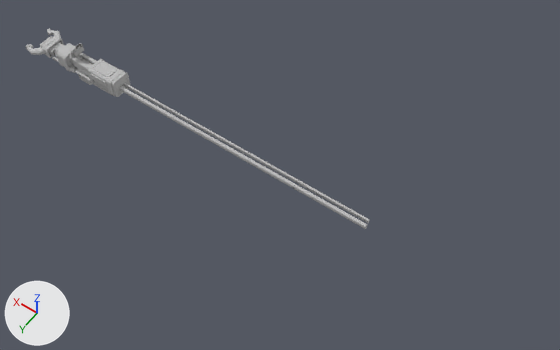
One commit to the FBX model Assets/$_CleanUpTheWorms/Remi_MyAssets/Ressources/Meshes/Claw_Model.fbx: the scene before it, then after it.
The view is the same before and after, from a camera (50 mm lens) standing at (-4.05, 2.9, 4.55) and looking at (-1.95, -0.05, -0.09). The axes (+X, +Y, +Z) are drawn at lower left. The lights are the same throughout. The picture after the commit comes second. Where no turn or scale is listed for an object, it has been applied to the vertices.

The older version as bpy lines, for what is in view:
```python
me_mesh_004 = bpy.data.meshes.new('Mesh.004')
me_mesh_004.from_pydata(...)  # 3010 vertices, 3380 faces; spans x -0.373..0.373, y -0.093..0.093, z -0.148..0.148
me_mesh_004.materials.append(mat_blinn1)  # grey #bcbcbc
me_mesh_014 = bpy.data.meshes.new('Mesh.014')
me_mesh_014.from_pydata(...)  # 32 vertices, 17 faces; spans x -0.62..0.0, y -0.015..0.015, z -0.021..0.021
me_mesh_014.materials.append(mat_blinn1)  # grey #bcbcbc
me_mesh_015 = bpy.data.meshes.new('Mesh.015')
me_mesh_015.from_pydata(...)  # 32 vertices, 17 faces; spans x -0.61..0.01, y -0.009..0.009, z -0.018..0.018
me_mesh_015.materials.append(mat_blinn1)  # grey #bcbcbc
ob_claw_base = bpy.data.objects.new('Claw_Base', me_mesh_004)
ob_claw_base.location = (-0.031, 0.0, -0.049)
ob_tube_l5 = bpy.data.objects.new('Tube_L5', me_mesh_014)
ob_tube_l5.location = (-2.129, 0.024, 0.0)
ob_tube_r5 = bpy.data.objects.new('Tube_R5', me_mesh_015)
ob_tube_r5.location = (-2.129, -0.025, 0.0)
```
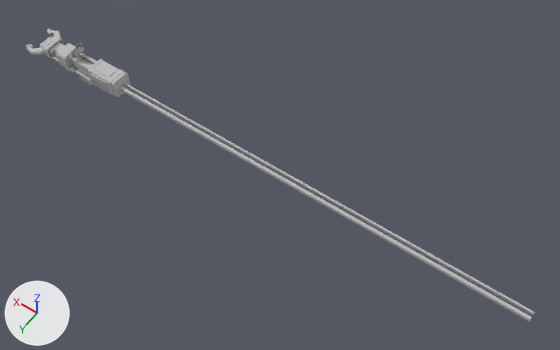
Location of each change, (x1, y1, x2, y2) in pixels of the pictures (560 x 350 px):
'Tube_L7', added
    after: (444, 269, 532, 322)
'Tube_L6', added
    after: (366, 225, 446, 273)
'Tube_R7', added
    after: (448, 265, 535, 316)
'Tube_R6', added
    after: (370, 221, 450, 268)

What changed in the scene script:
```text
Add me_mesh_016_1:
    me_mesh_016_1.from_pydata(...)  # 32 vertices, 16 faces; spans x -0.62..0.0, y 0.025..0.054, z -0.031..0.011
    me_mesh_016_1.materials.append(mat_blinn1)  # grey #bcbcbc
Add me_mesh_017_1:
    me_mesh_017_1.from_pydata(...)  # 32 vertices, 16 faces; spans x -0.62..0.0, y -0.019..0.0, z -0.028..0.008
    me_mesh_017_1.materials.append(mat_blinn1)  # grey #bcbcbc
Add me_mesh_019_1:
    me_mesh_019_1.from_pydata(...)  # 32 vertices, 16 faces; spans x -0.62..0.0, y -0.019..0.0, z -0.028..0.008
    me_mesh_019_1.materials.append(mat_blinn1)  # grey #bcbcbc
Add ob_tube_l6:
    ob_tube_l6 = bpy.data.objects.new('Tube_L6', me_mesh_016_1)
    ob_tube_l6.location = (-2.758, -0.016, 0.01)
Add ob_tube_r6:
    ob_tube_r6 = bpy.data.objects.new('Tube_R6', me_mesh_017_1)
    ob_tube_r6.location = (-2.758, -0.016, 0.01)
Add ob_tube_r7:
    ob_tube_r7 = bpy.data.objects.new('Tube_R7', me_mesh_019_1)
    ob_tube_r7.location = (-3.378, -0.016, 0.01)
Add ob_tube_l7:
    ob_tube_l7 = bpy.data.objects.new('Tube_L7', me_mesh_016_1.copy())
    ob_tube_l7.location = (-3.378, -0.016, 0.01)
```
